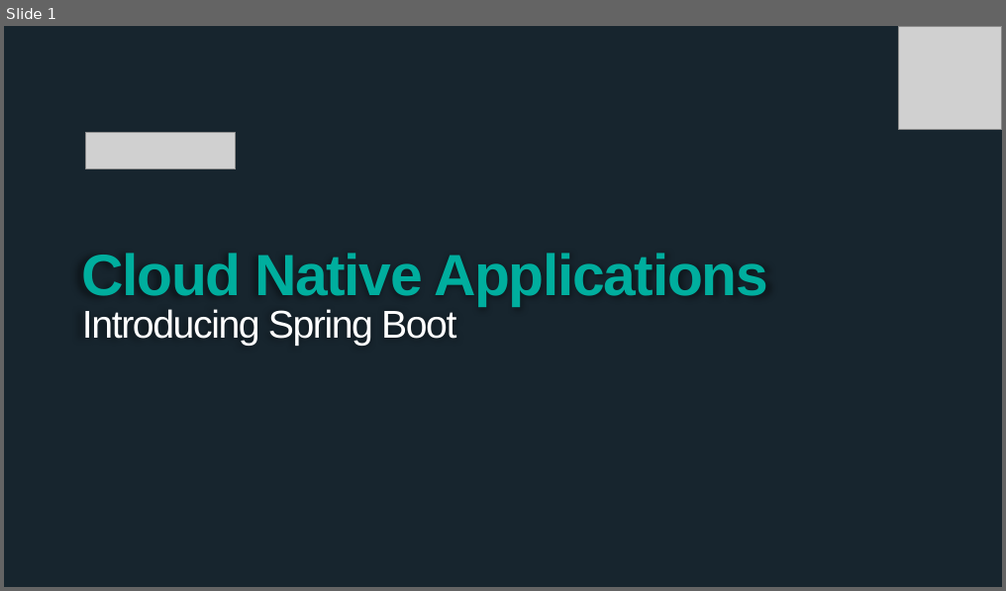
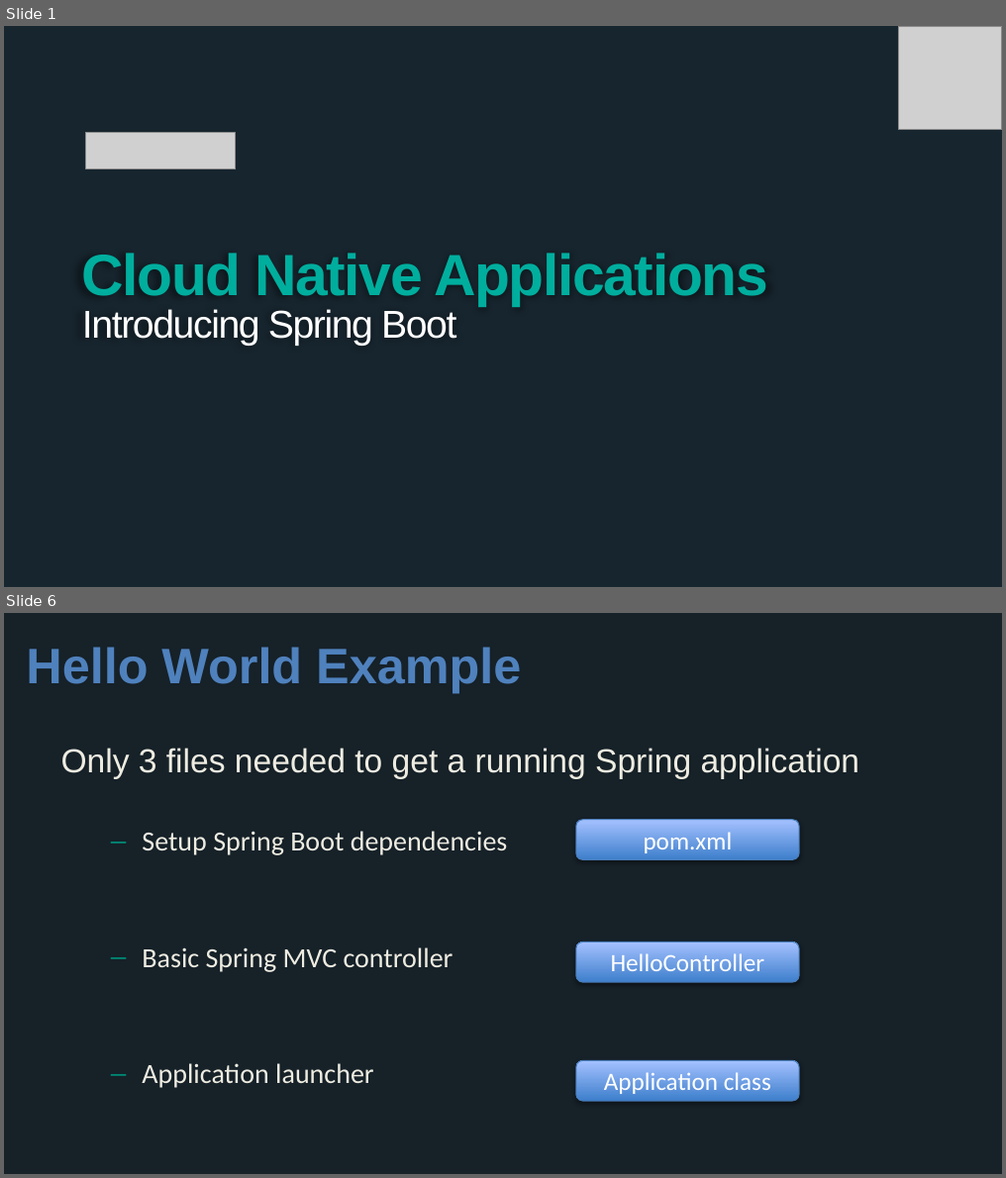
Before and after one commit to wxlund/CN-Workshop-Boeing, a slide deck: presentations/Session_2_Intro_Boot.pptx. Shown one above the other, each under a label of ours: slide 1 before the commit, slides 1 and 6 after it; the slides between them are not shown. The pictures are 1006x591 and 1006x1178 pixels, drawn with LibreOffice and Linux fonts; fonts in the diff are those of the drawing; grey boxes stand for pictures; background and template pictures are left out. Boxes give left, top, right and bottom in pixels: in the first picture for what was removed or moved away, otherwise in the second. Text is boxed around its words. In the diff, an @@ line names an element or a change of style, - is before the commit and + after.

```diff
--- a/presentations/Session_2_Intro_Boot.pptx
+++ b/presentations/Session_2_Intro_Boot.pptx
@@ slide 6 added at [4,613,1002,1174], background #162128 @@
@@ title added at [26,647,521,693], 36 pt, text #4F81BD, bold @@
+Hello World Example
@@ text added at [61,748,860,1088], 20 pt, text #EEECE1 @@
+Only 3 files needed to get a running Spring application
+  – Setup Spring Boot dependencies
+  – Basic Spring MVC controller
+  – Application launcher
@@ rounded rectangle added at [576,820,798,860], fill gradient #3F80CE to #A4C4FF, outline #4B7EBC 0.75 pt, 18 pt, text #FFFFFF @@
+pom.xml
@@ rounded rectangle added at [576,943,798,982], fill gradient #3F80CE to #A4C4FF, outline #4B7EBC 0.75 pt, 18 pt, text #FFFFFF @@
+HelloController
@@ rounded rectangle added at [576,1061,798,1101], fill gradient #3F80CE to #A4C4FF, outline #4B7EBC 0.75 pt, 18 pt, text #FFFFFF @@
+Application class
```
Also in this commit, not shown: 19 other slides added, 1 slide removed.
